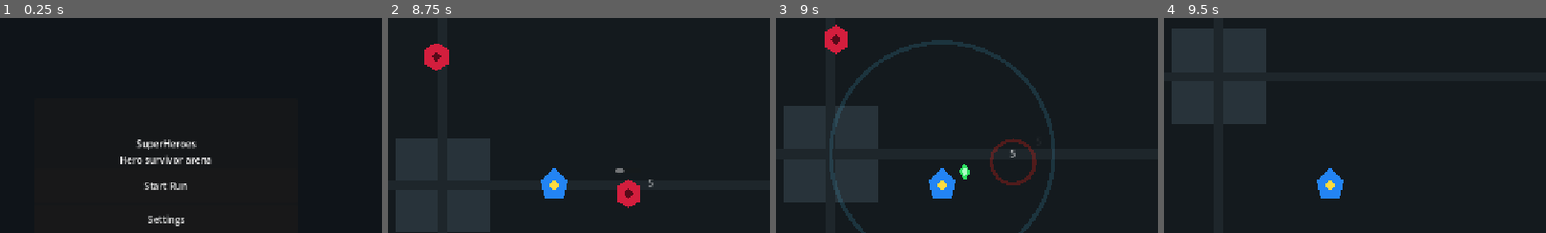
Above: before the commit, frames 1-4 (left to right).
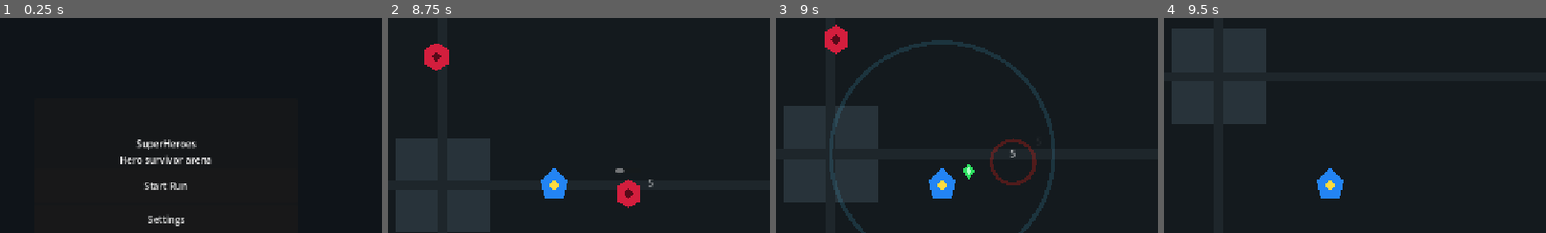
Above: after the commit, the same moments.

Repository: StanisRyz/SuperHeroes
Game: Godot game, scene res://scenes/main/Main.tscn
The game is run twice, just before and just after one commit, with the same random seed, the same clock (stepped at 60 frames per second) and the same inputs.
Inputs (mouse positions are % of the whole screen's width and height, from its top left):
- Up to frame 1 (0.25 s): no input
- Up to frame 2 (8.75 s): click "Start Run" at 0.5 s; tap Enter at 1.25 s; move the mouse to (72, 45) at 1.27 s; hold D (move_right) 1.28-2 s; hold J (ability_1) 1.28-2 s; click (72, 45) at 1.42 s; drag from (30, 55) to (50, 50) at 2.02 s; tap Space at 2.75 s; move the mouse to (60, 28) at 2.77 s; hold D (move_right) 2.78-3.5 s; hold J (ability_1) 2.78-3.5 s; drag from (45, 70) to (20, 35) at 3.52 s; move the mouse to (80, 65) at 4.27 s; hold Left (move_left) 4.28-5 s; hold J (ability_1) 4.28-5 s; drag from (20, 35) to (35, 25) at 5.02 s; move the mouse to (55, 50) at 5.77 s; hold S (move_down) 5.78-6.5 s; hold J (ability_1) 5.78-6.5 s; click (55, 50) at 5.92 s; drag from (35, 25) to (50, 50) at 6.52 s; move the mouse to (72, 45) at 7.27 s; hold W (move_up) 7.28-8 s; hold J (ability_1) 7.28-8 s; drag from (30, 55) to (50, 50) at 8.02 s
- Up to frame 3 (9 s): move the mouse to (60, 28) at 8.77 s; hold S (move_down) from 8.78 s (still down); hold J (ability_1) from 8.78 s (still down)
- Up to frame 4 (9.5 s): keep holding S (move_down); keep holding J (ability_1)
The pictures show only the part of the screen within x 28-78%, y 11-61%; the shares and areas given below are measured in that part.

Frames 1-2 are identical in both runs. In frame 3, 0.2% of the frame differs, in the area x 48-52%, y 68-76%; in frame 4, nothing differs.

Commit message:
Add enemy behavior expansion v1.
Adds behavior_id-driven enemy behavior support with Charger and Shooter variants, enemy projectile foundation, SpawnDirector unlock/weight updates, and safe collision setup for enemy projectiles. Updates README.md and Agents.md while keeping EnemySpawner behavior-agnostic and preserving existing chase enemies, XP drops, run flow, upgrades, mobile controls, settings, and collision separation.

Diff:
--- a/project.godot
+++ b/project.godot
@@ -80,6 +80,7 @@
 2d_physics/layer_2="Enemies"
 2d_physics/layer_3="PlayerProjectiles"
 2d_physics/layer_4="Pickups"
+2d_physics/layer_5="EnemyProjectiles"
 
 [rendering]
 
--- a/scenes/enemies/Enemy.gd
+++ b/scenes/enemies/Enemy.gd
@@ -8,13 +8,33 @@
 @export var max_health: int = 20
 @export var contact_damage: int = 10
 @export var contact_damage_interval: float = 1.0
+@export var behavior_id: String = "chase"
+@export var preferred_distance: float = 420.0
+@export var charge_range: float = 340.0
+@export var charge_windup: float = 0.35
+@export var charge_speed_multiplier: float = 2.4
+@export var charge_duration: float = 0.45
+@export var charge_cooldown: float = 2.2
+@export var shoot_range: float = 540.0
+@export var shoot_interval: float = 1.8
+@export var projectile_damage: int = 8
+@export var projectile_speed: float = 360.0
+@export var enemy_projectile_scene: PackedScene
 
 var current_health: int
 var experience_value: int = 1
+var variant_id: String = ""
+var display_name: String = ""
 var target: Node2D
 var _target_in_contact := false
 var _contact_damage_cooldown := 0.0
 var _hit_flash_tween: Tween
+var _unknown_behavior_warning_shown := false
+var _charge_state := "ready"
+var _charge_timer := 0.0
+var _charge_cooldown_remaining := 0.0
+var _charge_direction := Vector2.ZERO
+var _shoot_cooldown_remaining := 0.0
 
 @onready var contact_damage_area: Area2D = get_node_or_null("ContactDamageArea")
 @onready var health_bar: ProgressBar = get_node_or_null("HealthBar")
@@ -38,6 +58,12 @@
 
 
 func apply_variant(variant: Dictionary) -> void:
+	if variant.has("id"):
+		variant_id = str(variant["id"])
+	if variant.has("display_name"):
+		display_name = str(variant["display_name"])
+	if variant.has("behavior_id"):
+		behavior_id = str(variant["behavior_id"])
 	if variant.has("speed"):
 		speed = float(variant["speed"])
 	if variant.has("max_health"):
@@ -46,6 +72,26 @@
 		contact_damage = int(variant["contact_damage"])
 	if variant.has("experience_value"):
 		experience_value = int(variant["experience_value"])
+	if variant.has("preferred_distance"):
+		preferred_distance = float(variant["preferred_distance"])
+	if variant.has("charge_range"):
+		charge_range = float(variant["charge_range"])
+	if variant.has("charge_windup"):
+		charge_windup = float(variant["charge_windup"])
+	if variant.has("charge_speed_multiplier"):
+		charge_speed_multiplier = float(variant["charge_speed_multiplier"])
+	if variant.has("charge_duration"):
+		charge_duration = float(variant["charge_duration"])
+	if variant.has("charge_cooldown"):
+		charge_cooldown = float(variant["charge_cooldown"])
+	if variant.has("shoot_range"):
+		shoot_range = float(variant["shoot_range"])
+	if variant.has("shoot_interval"):
+		shoot_interval = float(variant["shoot_interval"])
+	if variant.has("projectile_damage"):
+		projectile_damage = int(variant["projectile_damage"])
+	if variant.has("projectile_speed"):
+		projectile_speed = float(variant["projectile_speed"])
 	if variant.has("body_color") and body_visual != null:
 		body_visual.set("color", variant["body_color"])
 	if variant.has("core_color") and core_visual != null:
@@ -65,11 +111,18 @@
 		move_and_slide()
 		return
 
-	var offset := target.global_position - global_position
-	if offset.is_zero_approx():
-		velocity = Vector2.ZERO
-	else:
-		velocity = offset.normalized() * speed
+	match behavior_id:
+		"chase":
+			_tick_chase_behavior(delta)
+		"charger":
+			_tick_charger_behavior(delta)
+		"shooter":
+			_tick_shooter_behavior(delta)
+		_:
+			if not _unknown_behavior_warning_shown:
+				push_warning("Unknown enemy behavior_id: %s" % behavior_id)
+				_unknown_behavior_warning_shown = true
+			_tick_chase_behavior(delta)
 
 	move_and_slide()
 	_tick_contact_damage(delta)
@@ -115,6 +168,100 @@
 		_contact_damage_cooldown = contact_damage_interval
 
 
+func _tick_chase_behavior(_delta: float) -> void:
+	var offset := target.global_position - global_position
+	velocity = Vector2.ZERO if offset.is_zero_approx() else offset.normalized() * speed
+
+
+func _tick_charger_behavior(delta: float) -> void:
+	if _charge_cooldown_remaining > 0.0:
+		_charge_cooldown_remaining = maxf(_charge_cooldown_remaining - delta, 0.0)
+
+	match _charge_state:
+		"ready":
+			var offset := target.global_position - global_position
+			if offset.length() <= charge_range and _charge_cooldown_remaining <= 0.0 and not offset.is_zero_approx():
+				_charge_state = "windup"
+				_charge_timer = charge_windup
+				_charge_direction = offset.normalized()
+				_set_windup_visual(true)
+				velocity = Vector2.ZERO
+			else:
+				_tick_chase_behavior(delta)
+		"windup":
+			_charge_timer -= delta
+			velocity = Vector2.ZERO
+			if _charge_timer <= 0.0:
+				_charge_state = "charging"
+				_charge_timer = charge_duration
+				_set_windup_visual(false)
+		"charging":
+			_charge_timer -= delta
+			velocity = _charge_direction * speed * charge_speed_multiplier
+			if _charge_timer <= 0.0:
+				_charge_state = "ready"
+				_charge_cooldown_remaining = charge_cooldown
+				velocity = Vector2.ZERO
+		_:
+			_charge_state = "ready"
+			_set_windup_visual(false)
+
+
+func _tick_shooter_behavior(delta: float) -> void:
+	if _shoot_cooldown_remaining > 0.0:
+		_shoot_cooldown_remaining = maxf(_shoot_cooldown_remaining - delta, 0.0)
+
+	var offset := target.global_position - global_position
+	var distance := offset.length()
+	if offset.is_zero_approx():
+		velocity = Vector2.ZERO
+	else:
+		var direction := offset.normalized()
+		if distance > preferred_distance + 40.0:
+			velocity = direction * speed
+		elif distance < preferred_distance - 40.0:
+			velocity = -direction * speed
+		else:
+			velocity = Vector2.ZERO
+
+	if distance <= shoot_range and _shoot_cooldown_remaining <= 0.0:
+		_spawn_enemy_projectile(target.global_position)
+		_shoot_cooldown_remaining = shoot_interval
+
+
+func _spawn_enemy_projectile(target_position: Vector2) -> void:
+	if enemy_projectile_scene == null:
+		push_warning("Shooter enemy is missing enemy_projectile_scene.")
+		return
+
+	var projectile_node := enemy_projectile_scene.instantiate()
+	if not projectile_node is Node2D:
+		push_warning("EnemyProjectile scene root must be Node2D.")
+		projectile_node.queue_free()
+		return
+
+	var enemy_parent := get_parent()
+	var spawn_parent := enemy_parent.get_parent() if enemy_parent != null else null
+	if spawn_parent == null:
+		spawn_parent = get_tree().current_scene
+	if spawn_parent == null:
+		projectile_node.queue_free()
+		return
+
+	var projectile := projectile_node as Node2D
+	spawn_parent.add_child(projectile)
+	if projectile.has_method("setup"):
+		projectile.setup(global_position, target_position, projectile_damage, projectile_speed)
+	else:
+		projectile.global_position = global_position
+
+
+func _set_windup_visual(enabled: bool) -> void:
+	var color := Color(1.0, 0.82, 0.45, 1.0) if enabled else Color(1.0, 1.0, 1.0, 1.0)
+	for visual in _get_flash_visuals():
+		visual.modulate = color
+
+
 func _on_contact_damage_area_body_entered(body: Node2D) -> void:
 	if body == target:
 		_target_in_contact = true
--- a/scenes/enemies/Enemy.tscn
+++ b/scenes/enemies/Enemy.tscn
@@ -1,6 +1,7 @@
-[gd_scene load_steps=4 format=3 uid="uid://enemy_scene_superheroes"]
+[gd_scene load_steps=5 format=3 uid="uid://enemy_scene_superheroes"]
 
 [ext_resource type="Script" path="res://scenes/enemies/Enemy.gd" id="1_enemy_script"]
+[ext_resource type="PackedScene" path="res://scenes/projectiles/EnemyProjectile.tscn" id="2_enemy_projectile"]
 
 [sub_resource type="CircleShape2D" id="CircleShape2D_enemy"]
 radius = 20.0
@@ -12,6 +13,7 @@
 collision_layer = 2
 collision_mask = 0
 script = ExtResource("1_enemy_script")
+enemy_projectile_scene = ExtResource("2_enemy_projectile")
 
 [node name="Body" type="Polygon2D" parent="."]
 color = Color(0.83, 0.12, 0.24, 1)
--- a/scenes/enemies/EnemySpawner.gd
+++ b/scenes/enemies/EnemySpawner.gd
@@ -98,7 +98,11 @@
 	if enemy_node == null:
 		return
 
-	_spawn_death_burst(enemy_node.global_position)
+	call_deferred("_spawn_death_feedback_and_drop", enemy_node.global_position, dropped_experience)
+
+
+func _spawn_death_feedback_and_drop(world_position: Vector2, dropped_experience: int) -> void:
+	_spawn_death_burst(world_position)
 
 	if experience_gem_scene == null or not is_instance_valid(pickup_container):
 		return
@@ -116,7 +120,7 @@
 		gem.setup_audio_manager(audio_manager)
 
 	pickup_container.add_child(gem)
-	gem.global_position = enemy_node.global_position
+	gem.global_position = world_position
 
 
 func _spawn_death_burst(world_position: Vector2) -> void:
--- a/scenes/enemies/SpawnDirector.gd
+++ b/scenes/enemies/SpawnDirector.gd
@@ -58,6 +58,7 @@
 		{
 			"id": "grunt",
 			"display_name": "Grunt",
+			"behavior_id": "chase",
 			"speed": 120.0,
 			"max_health": 20,
 			"contact_damage": 10,
@@ -72,6 +73,7 @@
 		variants.append({
 			"id": "runner",
 			"display_name": "Runner",
+			"behavior_id": "chase",
 			"speed": 175.0,
 			"max_health": 14,
 			"contact_damage": 10,
@@ -81,10 +83,30 @@
 			"weight": clampf((seconds - 30.0) / 90.0, 0.25, 1.4),
 		})
 
+	if seconds >= 45.0:
+		variants.append({
+			"id": "charger",
+			"display_name": "Charger",
+			"behavior_id": "charger",
+			"speed": 150.0,
+			"max_health": 32,
+			"contact_damage": 13,
+			"experience_value": 2,
+			"body_color": Color(0.1, 0.68, 0.62, 1.0),
+			"core_color": Color(0.02, 0.26, 0.28, 1.0),
+			"charge_range": 360.0,
+			"charge_windup": 0.35,
+			"charge_speed_multiplier": 2.4,
+			"charge_duration": 0.45,
+			"charge_cooldown": 2.2,
+			"weight": clampf((seconds - 45.0) / 120.0, 0.15, 0.9),
+		})
+
 	if seconds >= 60.0:
 		variants.append({
 			"id": "tank",
 			"display_name": "Tank",
+			"behavior_id": "chase",
 			"speed": 85.0,
 			"max_health": 55,
 			"contact_damage": 18,
@@ -94,4 +116,23 @@
 			"weight": clampf((seconds - 60.0) / 150.0, 0.15, 0.85),
 		})
 
+	if seconds >= 75.0:
+		variants.append({
+			"id": "shooter",
+			"display_name": "Shooter",
+			"behavior_id": "shooter",
+			"speed": 90.0,
+			"max_health": 24,
+			"contact_damage": 9,
+			"experience_value": 2,
+			"body_color": Color(0.24, 0.42, 0.95, 1.0),
+			"core_color": Color(0.05, 0.12, 0.38, 1.0),
+			"preferred_distance": 430.0,
+			"shoot_range": 560.0,
+			"shoot_interval": 1.8,
+			"projectile_damage": 8,
+			"projectile_speed": 360.0,
+			"weight": clampf((seconds - 75.0) / 150.0, 0.1, 0.75),
+		})
+
 	return variants
--- /dev/null
+++ b/scenes/projectiles/EnemyProjectile.gd
@@ -0,0 +1,54 @@
+extends Area2D
+
+@export var speed: float = 360.0
+@export var damage: int = 8
+@export var max_lifetime: float = 3.0
+
+var direction := Vector2.RIGHT
+var _lifetime := 0.0
+var _has_hit := false
+
+
+func _ready() -> void:
+	if not body_entered.is_connected(_on_body_entered):
+		body_entered.connect(_on_body_entered)
+
+
+func setup(origin: Vector2, target_position: Vector2, new_damage: int, new_speed: float) -> void:
+	global_position = origin
+	damage = new_damage
+	speed = new_speed
+
+	var offset := target_position - origin
+	if not offset.is_zero_approx():
+		direction = offset.normalized()
+
+	rotation = direction.angle()
+
+
+func _physics_process(delta: float) -> void:
+	_lifetime += delta
+	if _lifetime >= max_lifetime:
+		queue_free()
+		return
+
+	global_position += direction * speed * delta
+
+
+func _on_body_entered(body: Node2D) -> void:
+	if _has_hit or not _is_valid_target(body):
+		return
+
+	_has_hit = true
+	body.take_damage(damage)
+	queue_free()
+
+
+func _is_valid_target(body: Node) -> bool:
+	return (
+		body is Node2D
+		and is_instance_valid(body)
+		and not body.is_queued_for_deletion()
+		and body.has_method("take_damage")
+		and (body.is_in_group("player") or body.has_method("is_dead"))
+	)
--- /dev/null
+++ b/scenes/projectiles/EnemyProjectile.tscn
@@ -0,0 +1,22 @@
+[gd_scene load_steps=3 format=3 uid="uid://enemy_projectile_superheroes"]
+
+[ext_resource type="Script" path="res://scenes/projectiles/EnemyProjectile.gd" id="1_enemy_projectile_script"]
+
+[sub_resource type="CircleShape2D" id="CircleShape2D_enemy_projectile"]
+radius = 8.0
+
+[node name="EnemyProjectile" type="Area2D"]
+collision_layer = 16
+collision_mask = 1
+script = ExtResource("1_enemy_projectile_script")
+
+[node name="Body" type="Polygon2D" parent="."]
+color = Color(0.95, 0.25, 0.55, 1)
+polygon = PackedVector2Array(10, 0, 2, 7, -8, 5, -4, 0, -8, -5, 2, -7)
+
+[node name="Core" type="Polygon2D" parent="."]
+color = Color(0.35, 0.02, 0.18, 1)
+polygon = PackedVector2Array(5, 0, 0, 3, -5, 0, 0, -3)
+
+[node name="CollisionShape2D" type="CollisionShape2D" parent="."]
+shape = SubResource("CircleShape2D_enemy_projectile")
Not shown, added: scenes/projectiles/EnemyProjectile.gd.uid
Not shown, changed: Agents.md
Not shown, changed: README.md
